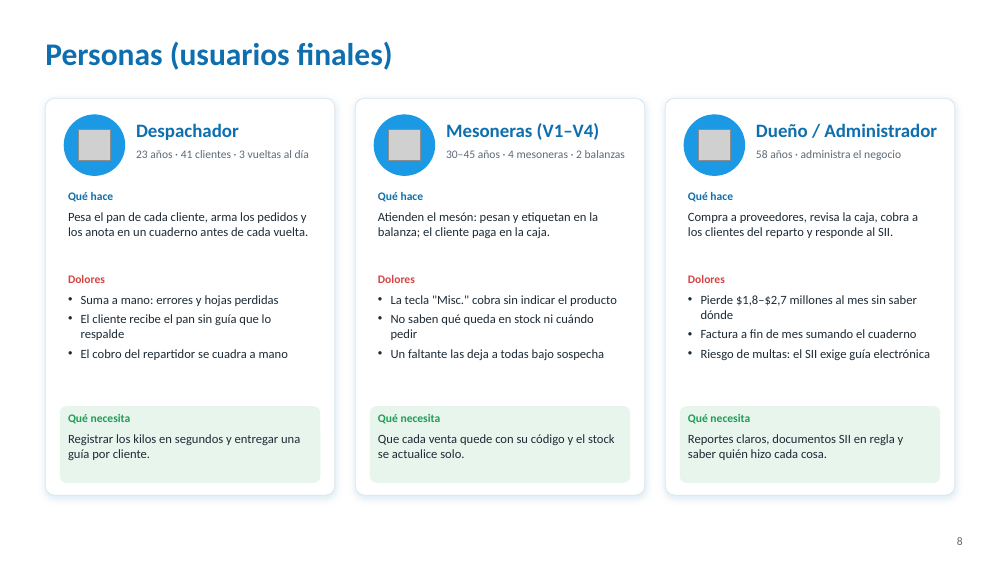
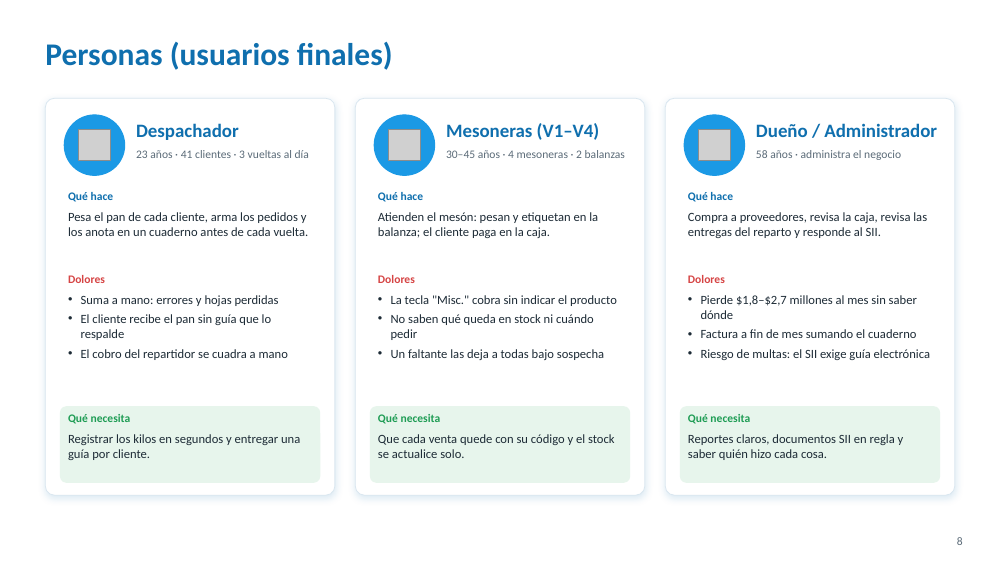
Before and after one commit to Javi3rr/proyecto-capstone, a slide deck: slide 8 of Fase 3/Evidencias Grupales/2. Presentación/Patopan_Presentacion_Final.pptx. Drawn at 1008x567 pixels with LibreOffice and Linux fonts; fonts in the diff are those of the drawing; grey boxes stand for pictures; background and template pictures are left out. Boxes give left, top, right and bottom in pixels: in the first picture for what was removed or moved away, otherwise in the second. Text is boxed around its words. In the diff, an @@ line names an element or a change of style, - is before the commit and + after.

```diff
--- a/Fase 3/Evidencias Grupales/2. Presentación/Patopan_Presentacion_Final.pptx
+++ b/Fase 3/Evidencias Grupales/2. Presentación/Patopan_Presentacion_Final.pptx
@@ text at box(688, 212, 927, 238): text changed @@
-Compra a proveedores, revisa la caja, cobra a los clientes del reparto y responde al SII.
+Compra a proveedores, revisa la caja, revisa las entregas del reparto y responde al SII.
```
Also in this commit, not shown: 7 other slides changed, 12 other files.
